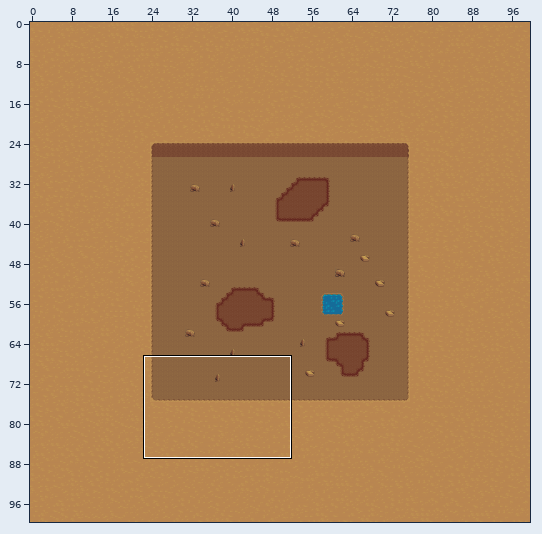
An edit to a level. Tiled map, Assets/sprites/myMaps/map2.tmx. The first picture is a wide view before the edit; the outline marks the close-up.
Close-up. As it was:
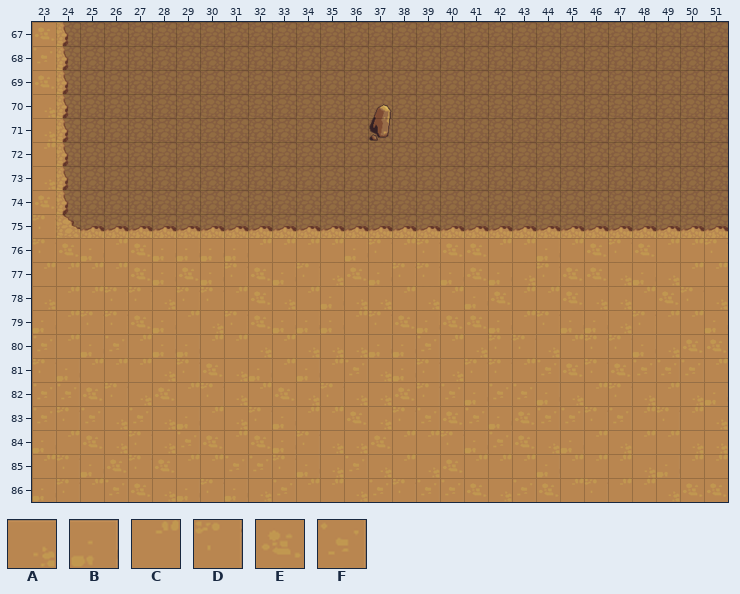
Cells are 64x64 px. Shown: x 23..51, y 67..86. The commit also changed other parts of the map, which this record leaves out.
Key: from "terrain": A 507, B 508, C 539, D 540, E 571, F 572.
_ is an empty cell.
Objects are placed by their top-left corner, in cells (3,4 is the top-left corner of cell 3,4); size is 1x1 cell unless given.
Layers that did not change in this view are not listed.
Layer "Outer" before, first column x 23:
67 E____________________________
68 F____________________________
69 E____________________________
70 A____________________________
71 A____________________________
72 C____________________________
73 A____________________________
74 E____________________________
75 D____________________________
76 DEBCEBBBBCCCCBDCDEECCBCEDECCD
77 CCCCEBEBDEBDAEBDDBEBADEEABACC
78 ACCDDADDCEACBAACACBECCEAACEDA
79 BCDDEBCADEBBBCDEBEEBCDBBADCCB
80 FCBFCBBCCACAAABBFCADDACDDBAEE
81 DBCCCADEABCBCFABDADDCFEDEFFFC
82 FFEDAECDACEADAAEDFBFFBACDACAB
83 FDFAFABCADBCCEADFEFBEFFDFCDCA
84 BCEADAFECEBDAAECCDBFEABCACCAA
85 CDBEDECCFFDBAFACAECCCBCCCABCC
86 BDCFEABDBAFCCAFDFFEAFECDCCAEE
The result:
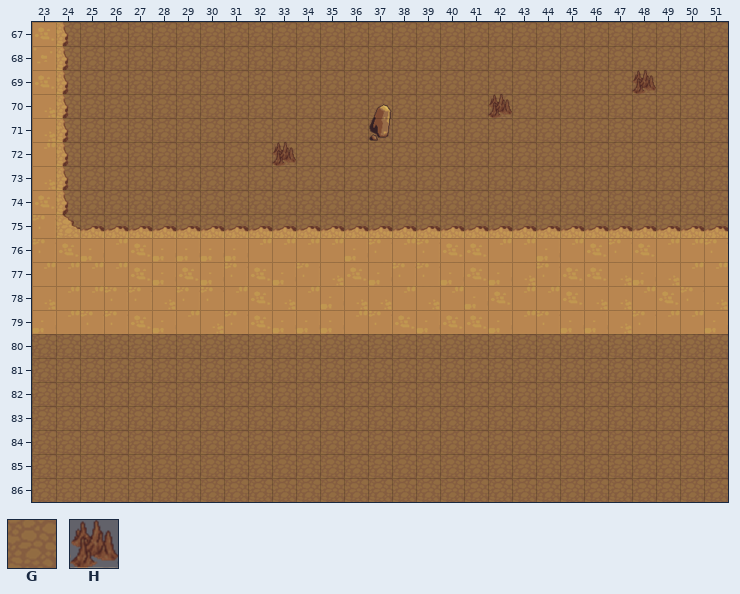
Further tiles: from "terrain": G 100, H 182.
Change:
Layer "Outer":
y 80: x 23..51 FCBFCBBCCACAAABBFCADDACDDBAEE -> GGGGGGGGGGGGGGGGGGGGGGGGGGGGG
y 81: x 23..51 DBCCCADEABCBCFABDADDCFEDEFFFC -> GGGGGGGGGGGGGGGGGGGGGGGGGGGGG
y 82: x 23..51 FFEDAECDACEADAAEDFBFFBACDACAB -> GGGGGGGGGGGGGGGGGGGGGGGGGGGGG
y 83: x 23..51 FDFAFABCADBCCEADFEFBEFFDFCDCA -> GGGGGGGGGGGGGGGGGGGGGGGGGGGGG
y 84: x 23..51 BCEADAFECEBDAAECCDBFEABCACCAA -> GGGGGGGGGGGGGGGGGGGGGGGGGGGGG
y 85: x 23..51 CDBEDECCFFDBAFACAECCCBCCCABCC -> GGGGGGGGGGGGGGGGGGGGGGGGGGGGG
y 86: x 23..51 BDCFEABDBAFCCAFDFFEAFECDCCAEE -> GGGGGGGGGGGGGGGGGGGGGGGGGGGGG
Layer "Damage" (added):
added: H at 48,69
added: H at 42,70
added: H at 33,72
